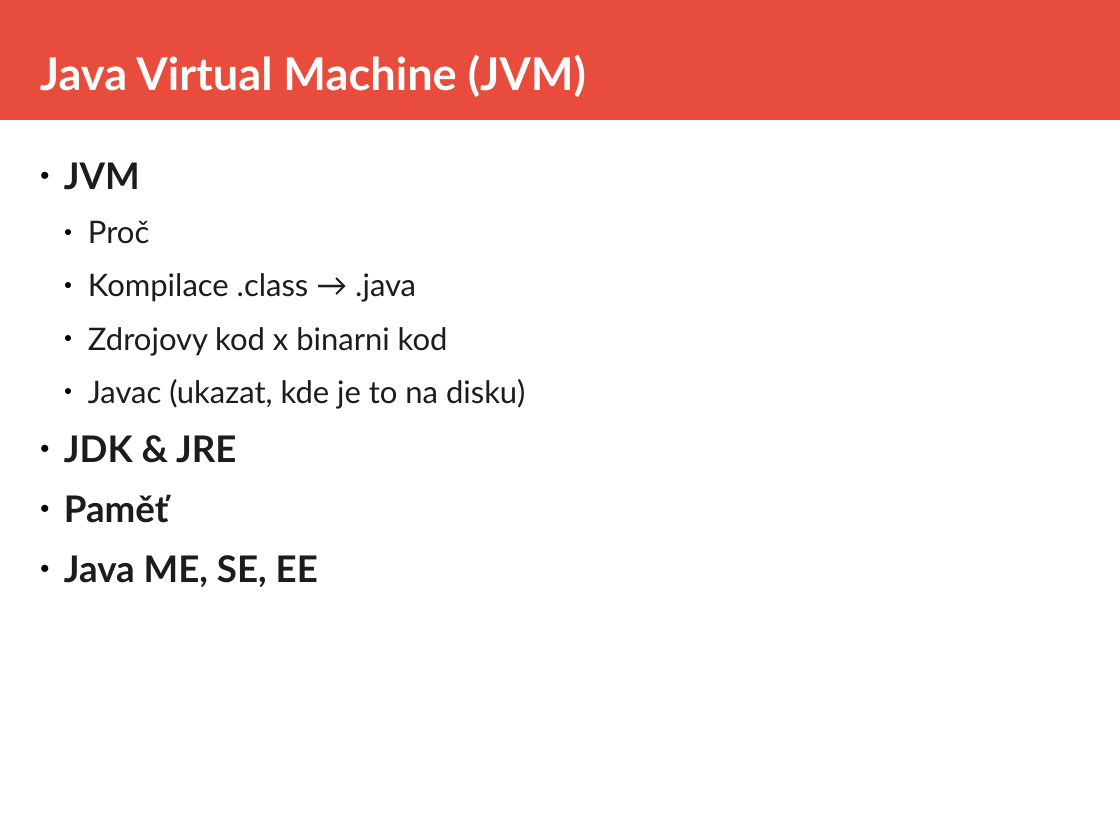
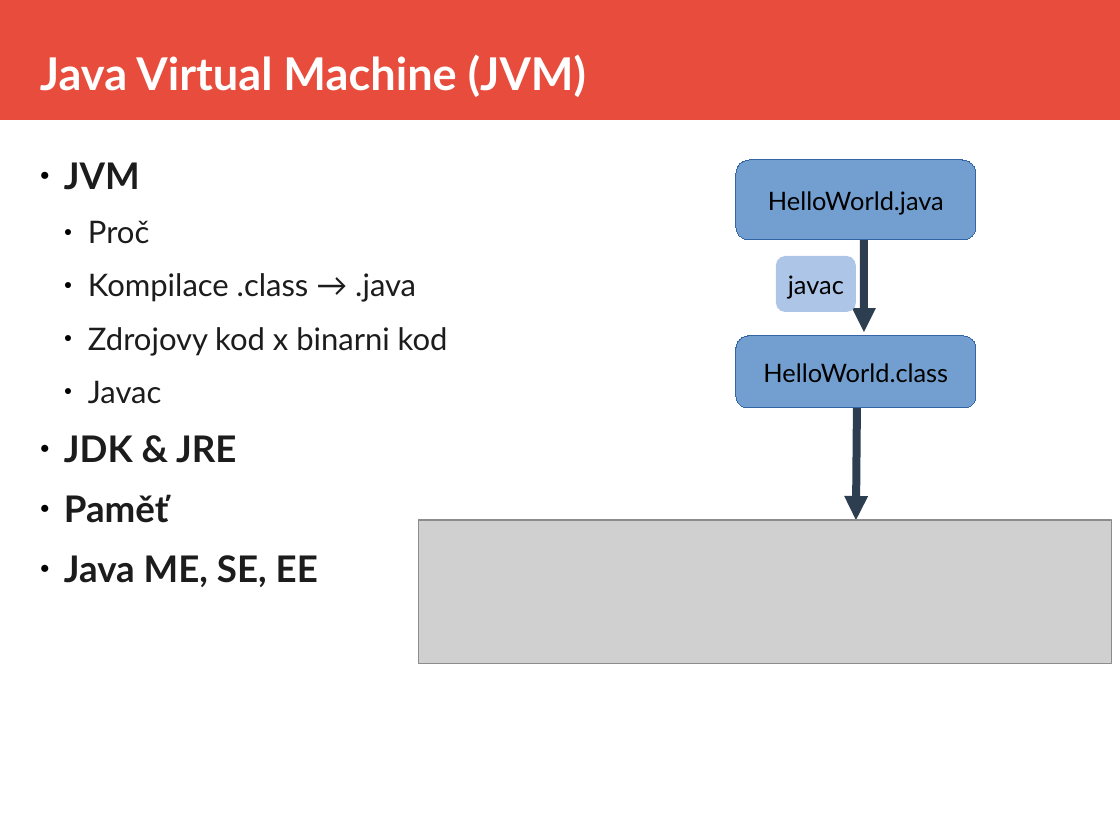
Before and after one commit to equabank/java-skoleni, a slide deck: slide 4 of doc/prez.odp. Drawn at 1120x840 pixels with LibreOffice and Linux fonts; fonts in the diff are those of the drawing; grey boxes stand for pictures. Boxes give left, top, right and bottom in pixels: in the first picture for what was removed or moved away, otherwise in the second. Text is boxed around its words. In the diff, an @@ line names an element or a change of style, - is before the commit and + after.

```diff
--- a/doc/prez.odp
+++ b/doc/prez.odp
@@ rounded rectangle added at (x1=736, y1=160, x2=976, y2=240), fill #729FCF, outline #3465A4 0 pt, 18 pt, text #000000 @@
+HelloWorld.java
@@ rounded rectangle added at (x1=776, y1=256, x2=857, y2=312), fill #ADC5E7, 18 pt, text #000000 @@
+javac
@@ arrow added from (864, 240) to (864, 332), #2C3E50 5.67 pt @@
@@ rounded rectangle added at (x1=736, y1=336, x2=976, y2=409), fill #729FCF, outline #3465A4 0 pt, 18 pt, text #000000 @@
+HelloWorld.class
@@ text at (x1=88, y1=380, x2=161, y2=404): text changed @@
-  ● Javac (ukazat, kde je to na disku)
+  ● Javac
@@ arrow added from (858, 409) to (857, 520), #2C3E50 5.67 pt @@
@@ picture added at (x1=419, y1=520, x2=1113, y2=665) @@
```
Also in this commit, not shown: 2 other slides changed, 2 other files.
